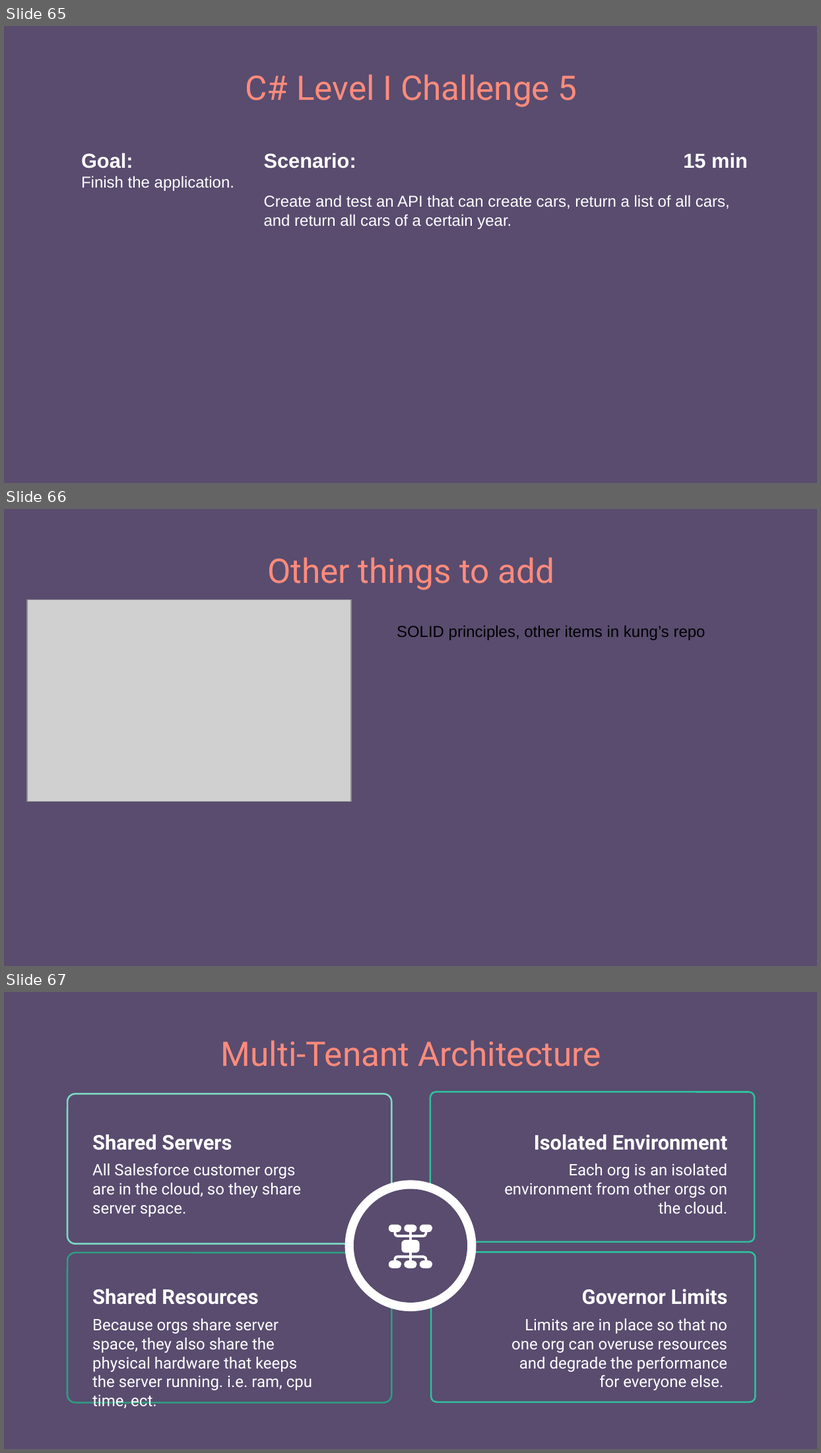
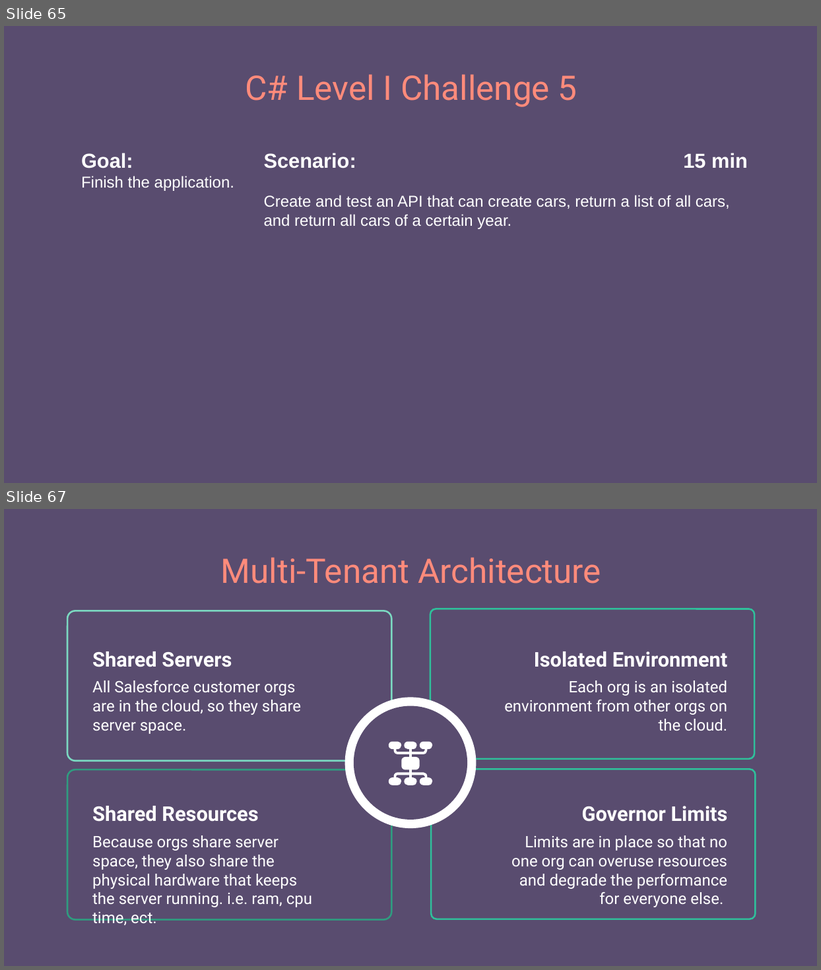
Before and after one commit to 250407-NET-FS/other-trainer-code, a slide deck: C#/001-dot-net-foundations.pptx. Shown one above the other, each under a label of ours: slides 65, 66 and 67 before the commit, slides 65 and 67 after it; the slides between them are not shown. The pictures are 821x1453 and 821x970 pixels, drawn with LibreOffice and Linux fonts; fonts in the diff are those of the drawing; grey boxes stand for pictures. Boxes give left, top, right and bottom in pixels: in the first picture for what was removed or moved away, otherwise in the second. Text is boxed around its words. In the diff, an @@ line names an element or a change of style, - is before the commit and + after.

```diff
--- a/C#/001-dot-net-foundations.pptx
+++ b/C#/001-dot-net-foundations.pptx
@@ slide 66 removed at [4,509,817,966], background #594C6F @@
@@ title removed at [267,557,555,590] @@
-Other things to add
@@ picture removed at [26,600,351,802] @@
@@ text removed at [397,625,706,640] @@
-SOLID principles, other items in kung’s repo
```
Also in this commit, not shown: 1 slide added, 3 other files.
